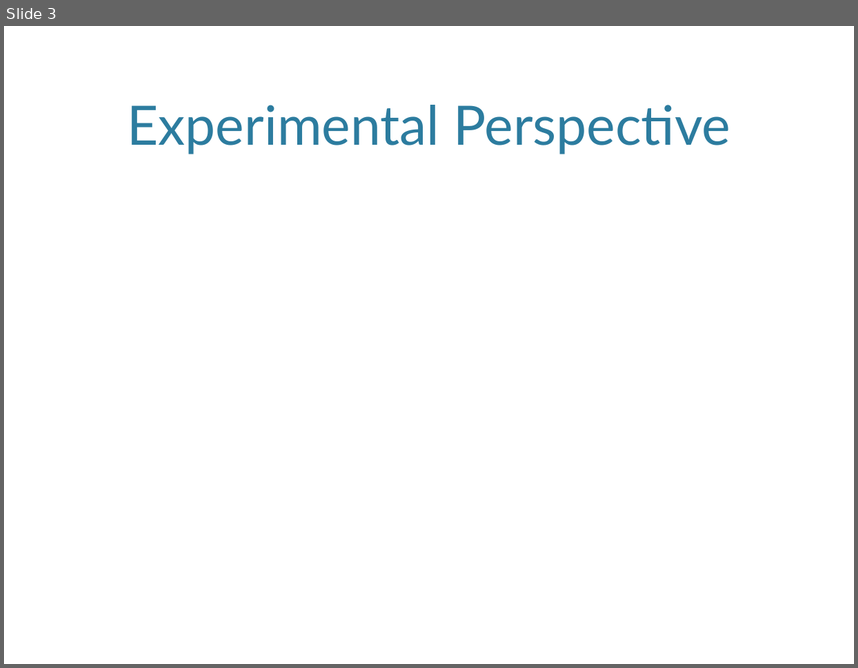
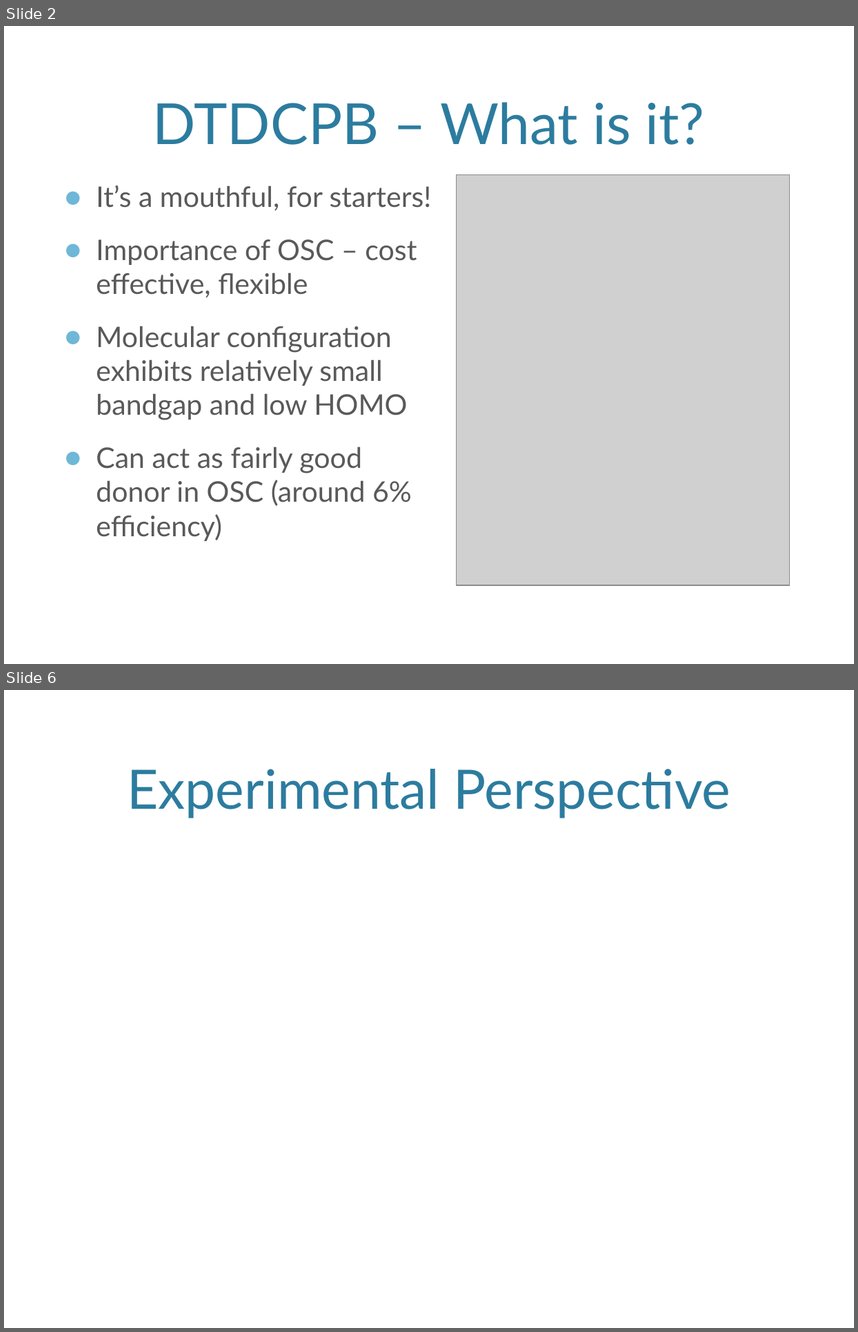
Before and after one commit to jjradler/565projectSp16, a slide deck: 565Presentation.pptx. Shown one above the other, each under a label of ours: slide 3 before the commit, slides 2 and 6 after it; the slides between them are not shown. The pictures are 858x668 and 858x1332 pixels, drawn with LibreOffice and Linux fonts; fonts in the diff are those of the drawing; grey boxes stand for pictures; background and template pictures are left out. Boxes give left, top, right and bottom in pixels: in the first picture for what was removed or moved away, otherwise in the second. Text is boxed around its words. In the diff, an @@ line names an element or a change of style, - is before the commit and + after.

```diff
--- a/565Presentation.pptx
+++ b/565Presentation.pptx
@@ slide 2 added at (4,26,854,664), background picture (left out) @@
@@ title added at (153,102,705,145), 48 pt, text #2C7C9F @@
+DTDCPB – What is it?
@@ text added at (96,185,432,541), 24 pt, text #595959 @@
+● It’s a mouthful, for starters!
+● Importance of OSC – cost effective, flexible
+● Molecular configuration exhibits relatively small bandgap and low HOMO
+● Can act as fairly good donor in OSC (around 6% efficiency)
@@ picture added at (456,175,789,584) @@
@@ what was slide 3 is now slide 6 @@
```
Also in this commit, not shown: 2 slides changed, 5 other slides added, 1 slide removed.
